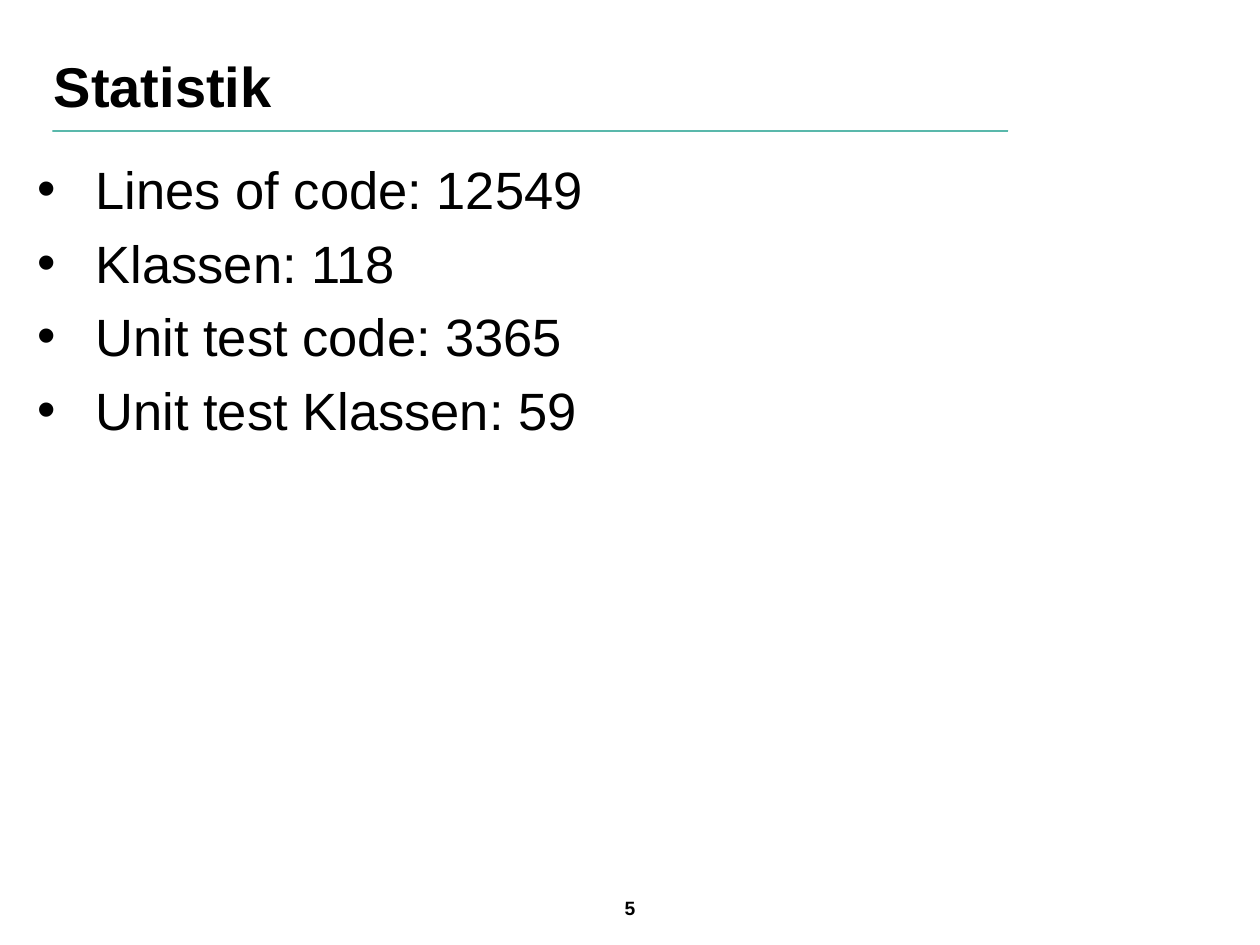
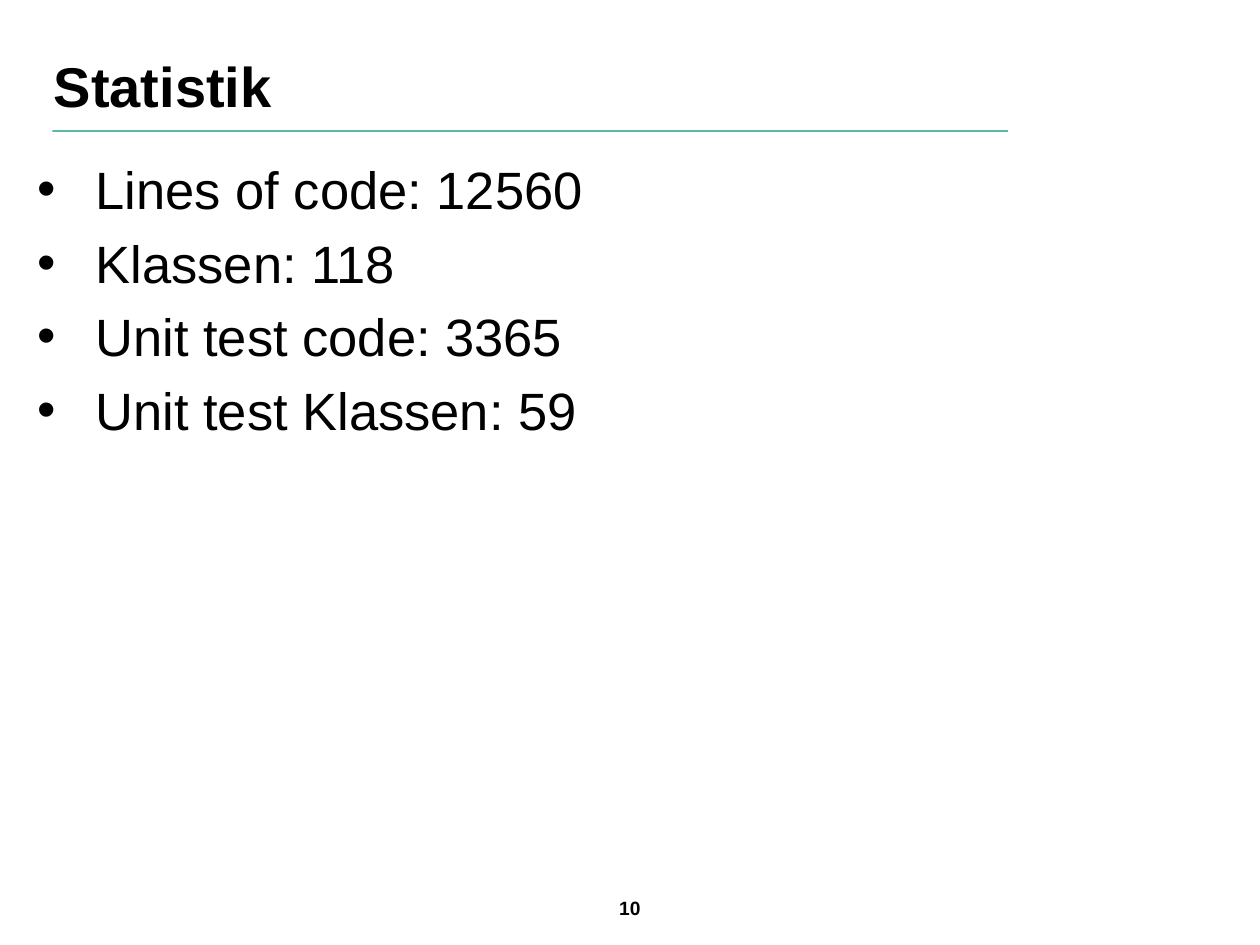
Before and after one commit to SuppenGeist/pse-ws1516-videoencoder-ta, a slide deck: slide 10 of Präsentation/Präsentation.odp (slide 5 before the commit). Drawn at 1260x945 pixels with LibreOffice and Linux fonts; fonts in the diff are those of the drawing; background and template pictures are left out. Boxes give left, top, right and bottom in pixels: in the first picture for what was removed or moved away, otherwise in the second. Text is boxed around its words. In the diff, an @@ line names an element or a change of style, - is before the commit and + after.

```diff
--- a/Präsentation/Präsentation.odp
+++ b/Präsentation/Präsentation.odp
@@ text at <box>96,171,583,210</box>: text changed @@
-• Lines of code: 12549
+• Lines of code: 12560
@@ page number at <box>619,901,640,915</box>: text changed @@
-5
+10
```
Also in this commit, not shown: 7 other slides changed, 2 slides added, 1 slide removed.
